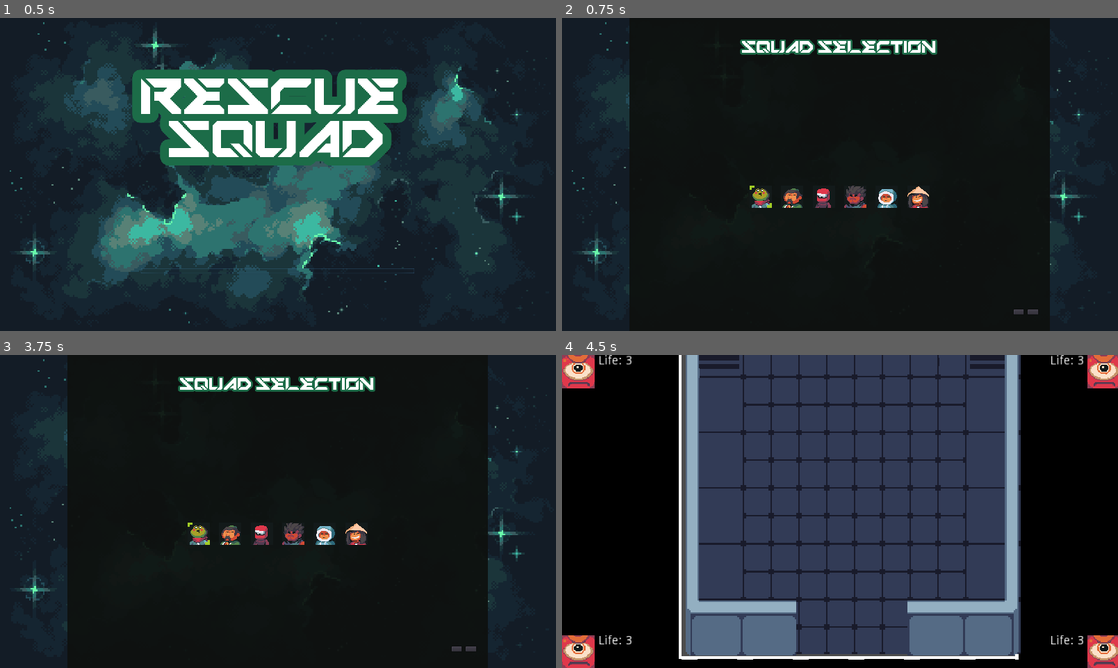
Above: before the commit, frames 1-4 (two rows, left to right).
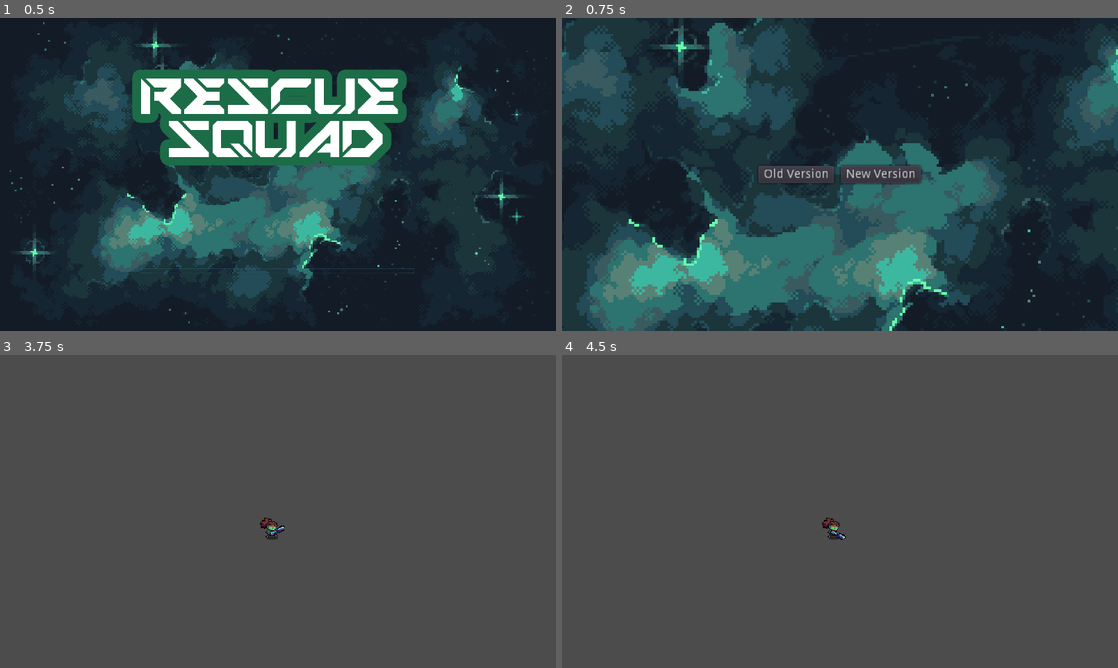
Above: after the commit, the same moments.

Repository: giuliosa/rescue-squad
Game: Godot game, scene res://Scenes/Menu/TitleScreen.tscn
The game is run twice, just before and just after one commit, with the same random seed, the same clock (stepped at 60 frames per second) and the same inputs.
Inputs (mouse positions are in pixels of both pictures, inside the frame that each line leads up to):
- Up to frame 1 (0.5 s): no input
- Up to frame 2 (0.75 s): click "Start" at 0.5 s
- Up to frame 3 (3.75 s): click (233, 511) at 1.25 s, where only the run after the commit has a clickable "Old Version"; click "Back" at 2 s; click "Start" at 2.75 s; click (316, 511) at 3.5 s, where only the run after the commit has a clickable "New Version"
- Up to frame 4 (4.5 s): click (1034, 649) at 4.25 s, where only the run before the commit has a clickable "Start"

Frame 1 is identical in both runs. In frame 2, 69% of the frame differs, in the area x 0-100%, y 0-100%; in frame 3, 100%; in frame 4, 99%.
Error before the commit: Parse Error: Unknown class: "Hitbox" (res://Scenes/Shoot.gd:1)

Commit message:
Initial Config

Diff:
--- a/Scenes/Actors/Character.gd
+++ b/Scenes/Actors/Character.gd
@@ -24,9 +24,14 @@
 
 
 func _physics_process(delta):
+	match state:
+		MOVE:
+			move_state(delta)
+
+func move_state(delta):
 	var input_vector = Vector2.ZERO
-	input_vector.x = Input.get_action_strength("ui_right") - Input.get_action_strength("ui_left")
-	input_vector.y = Input.get_action_strength("ui_down") - Input.get_action_strength("ui_up")
+	input_vector.x = Input.get_action_strength("shoot_right") - Input.get_action_strength("shoot_left")
+	input_vector.y = Input.get_action_strength("shoot_down") - Input.get_action_strength("shoot_up")
 	input_vector = input_vector.normalized()
 
 	if input_vector != Vector2.ZERO:
@@ -36,6 +41,5 @@
 
 	move()
 
-
 func move():
 	velocity = move_and_slide(velocity)
--- /dev/null
+++ b/Scenes/Menu/ChooseVersion.gd
@@ -0,0 +1,13 @@
+extends Control
+
+
+func _ready():
+	pass
+
+
+func _on_OldVersion_pressed():
+	get_tree().change_scene("res://Scenes/Menu/SelectSquad.tscn")
+
+
+func _on_New_Verion_pressed():
+	get_tree().change_scene("res://Scenes/Actors/Character.tscn")
--- /dev/null
+++ b/Scenes/Menu/ChooseVersion.tscn
@@ -0,0 +1,43 @@
+[gd_scene load_steps=3 format=2]
+
+[ext_resource path="res://Assets/ExK_p7wVoAg_Rij.png" type="Texture" id=1]
+[ext_resource path="res://Scenes/Menu/ChooseVersion.gd" type="Script" id=2]
+
+[node name="ChooseVersion" type="Control"]
+anchor_right = 1.0
+anchor_bottom = 1.0
+script = ExtResource( 2 )
+
+[node name="Sprite" type="Sprite" parent="."]
+position = Vector2( 335, 198 )
+texture = ExtResource( 1 )
+
+[node name="CenterContainer" type="CenterContainer" parent="."]
+anchor_right = 1.0
+anchor_bottom = 1.0
+
+[node name="HBoxContainer" type="HBoxContainer" parent="CenterContainer"]
+margin_left = 226.0
+margin_top = 170.0
+margin_right = 413.0
+margin_bottom = 190.0
+
+[node name="OldVersion" type="Button" parent="CenterContainer/HBoxContainer"]
+margin_right = 87.0
+margin_bottom = 20.0
+text = "Old Version"
+
+[node name="HSplitContainer" type="HSplitContainer" parent="CenterContainer/HBoxContainer"]
+margin_left = 91.0
+margin_right = 91.0
+margin_bottom = 20.0
+dragger_visibility = 1
+
+[node name="New Verion" type="Button" parent="CenterContainer/HBoxContainer"]
+margin_left = 95.0
+margin_right = 187.0
+margin_bottom = 20.0
+text = "New Version"
+
+[connection signal="pressed" from="CenterContainer/HBoxContainer/OldVersion" to="." method="_on_OldVersion_pressed"]
+[connection signal="pressed" from="CenterContainer/HBoxContainer/New Verion" to="." method="_on_New_Verion_pressed"]
--- a/Scenes/Menu/TitleScreen.gd
+++ b/Scenes/Menu/TitleScreen.gd
@@ -8,7 +8,7 @@
 	pass
 
 func _on_StartButton_pressed():
-	get_tree().change_scene("res://Scenes/Menu/SelectSquad.tscn")
+	get_tree().change_scene("res://Scenes/Menu/ChooseVersion.tscn")
 
 
 func _on_ExitButton_pressed():
